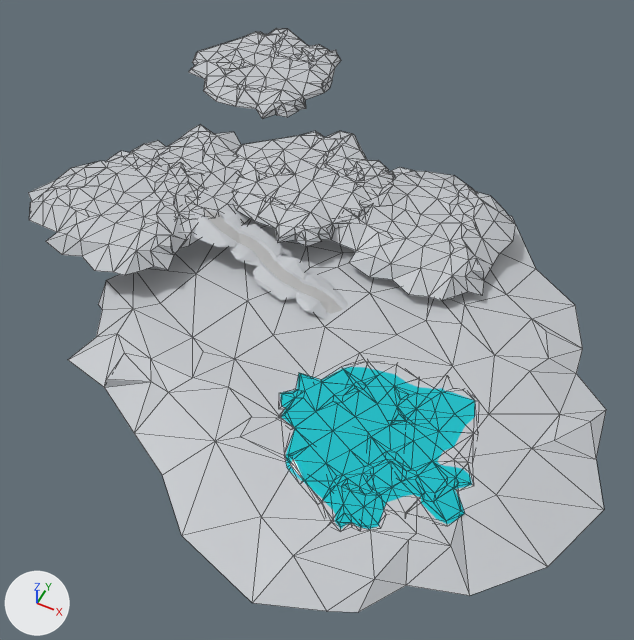
Before and after pictures for a commit that changed the glTF model public/models/world/split/Floor.glb.
Camera for both pictures: a camera (50 mm lens) standing at (66.9, -270.7, 238.3) and looking at (-41.8, -53.5, -33.2). Every picture has the same lights, and +X, +Y and +Z are marked at lower left. Mesh edges are drawn as thin lines on the coarser meshes. Where no turn or scale is listed for an object, it has been applied to the vertices.

The older version as bpy lines, for what is in view:
```python
me_scene_007 = bpy.data.meshes.new('Scene.007')
me_scene_007.from_pydata(...)  # 114 vertices, 193 faces; spans x -111.0..103.0, y -99.0..113.0, z -1.0..7.0
me_scene_007.materials.append(mat_ground_snow_001)  # light grey #c2c5ca
me_scene_010 = bpy.data.meshes.new('Scene.010')
me_scene_010.from_pydata(...)  # 221 vertices, 405 faces; spans x -39.6..38.4, y -34.5..42.5, z -1.4..0.9
me_scene_010.materials.append(mat_ice)  # cyan #04c1ca
me_scene_040 = bpy.data.meshes.new('Scene.040')
me_scene_040.from_pydata(...)  # 221 vertices, 405 faces; spans x -43.9..30.7, y -41.1..39.0, z -3.2..1.7
me_scene_040.materials.append(mat_ground_snow_001)  # light grey #c2c5ca
ob_ground_lower = bpy.data.objects.new('ground lower', me_scene_007)
ob_ground_lower.location = (-16.7, -75.1, -25.6)
ob_ground_santa = bpy.data.objects.new('ground santa', me_scene_040)
ob_ground_santa.location = (-67.5, -0.6, -7.1)
ob_ice = bpy.data.objects.new('ice', me_scene_010)
ob_ice.location = (6.7, -107.9, -19.7)
# also in view: 'ground village' at (-139.8, -48.3, -9.0); 'ground village 2' at (-123.7, -22.3, -9.9); 'ground start' at (-23.1, -0.6, -11.4); 'ground church' at (-132.4, 67.2, -6.7); 'road 1' at (-93.1, -44.7, -8.7)
```
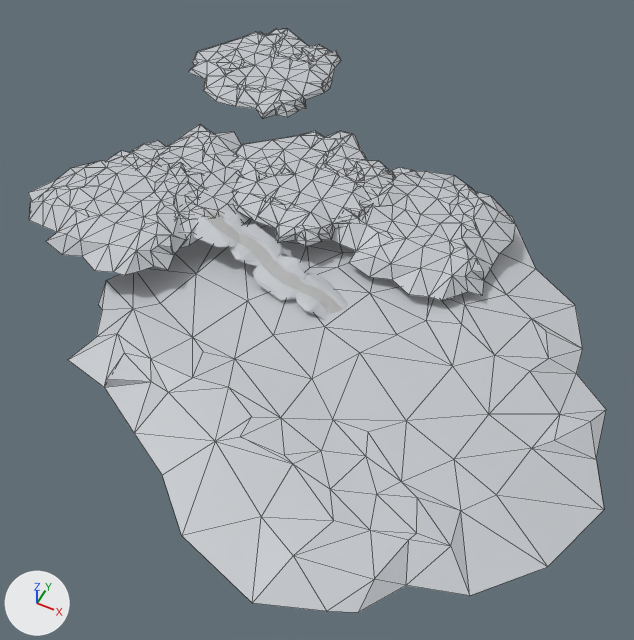
Where the change shows, as pixel boxes (x1, y1, x2, y2) in the pictures (634 x 640 px):
'ice', deleted (cyan): before (280, 367, 475, 529)

Diff of the bpy script that builds the scene:
```diff
--- a/public/models/world/split/Floor.glb.py
+++ b/public/models/world/split/Floor.glb.py
@@ ob_ice @@
-ob_ice = bpy.data.objects.new('ice', me_scene_010)
-ob_ice.location = (6.7, -107.9, -19.7)
```
